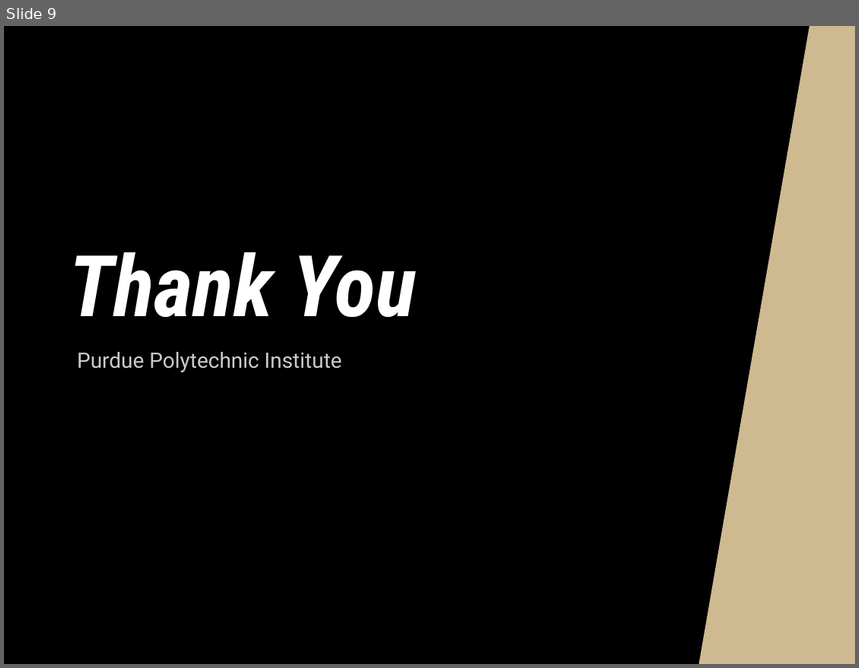
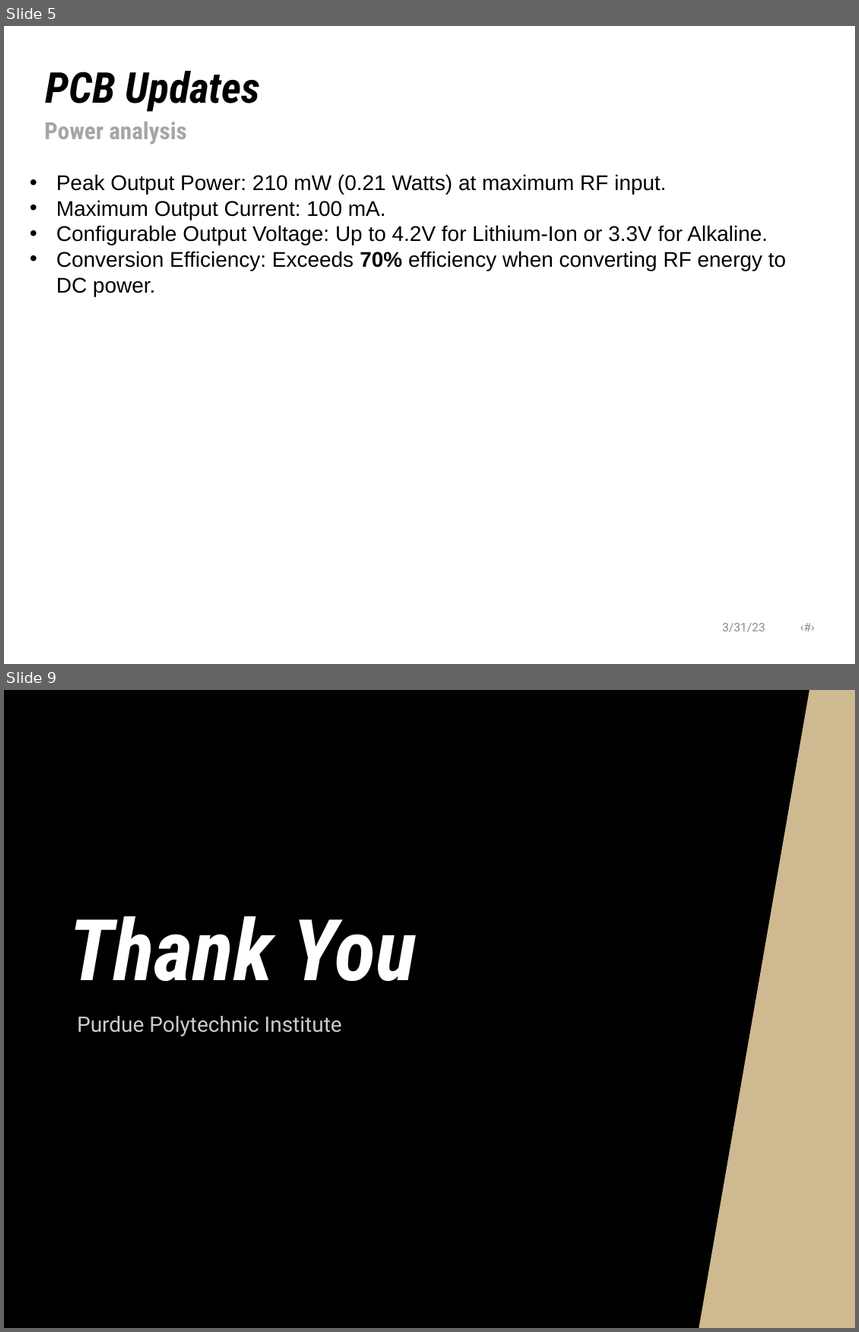
Before and after one commit to NHuang58/Biomedical_Device_PCB, a slide deck: Documentation/Slides/Week_31.pptx. Shown one above the other, each under a label of ours: slide 9 before the commit, slides 5 and 9 after it; the slides between them are not shown. The pictures are 859x668 and 859x1332 pixels, drawn with LibreOffice and Linux fonts; fonts in the diff are those of the drawing; background and template pictures are left out. Boxes give left, top, right and bottom in pixels: in the first picture for what was removed or moved away, otherwise in the second. Text is boxed around its words. In the diff, an @@ line names an element or a change of style, - is before the commit and + after.

```diff
--- a/Documentation/Slides/Week_31.pptx
+++ b/Documentation/Slides/Week_31.pptx
@@ slide 5 added at (4,26,855,664), background #FEFFFF @@
@@ title added at (45,71,260,112), 36 pt, text #000000, bold, italic @@
+PCB Updates
@@ text added at (44,122,187,145), 20 pt, text #A6A6A6, bold @@
+Power analysis
@@ text added at (56,174,786,297), 18 pt, text #000000 @@
+• Peak Output Power: 210 mW (0.21 Watts) at maximum RF input.
+• Maximum Output Current: 100 mA.
+• Configurable Output Voltage: Up to 4.2V for Lithium-Ion or 3.3V for Alkaline.
+• Conversion Efficiency: Exceeds 70% efficiency when converting RF energy to DC power.
@@ text added at (722,623,765,632), 10 pt, text #8C8C8C @@
+3/31/23 ‹#›
```
Also in this commit, not shown: 7 slides changed, 1 slide removed, 13 other files.
